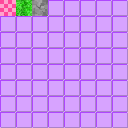
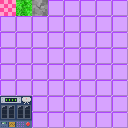
The second w=128, h=128 image is a revision of the first. Changes to its layers:
added layer "Layer 5" above "Hue/Saturation 1" over [0, 96, 32, 128]
